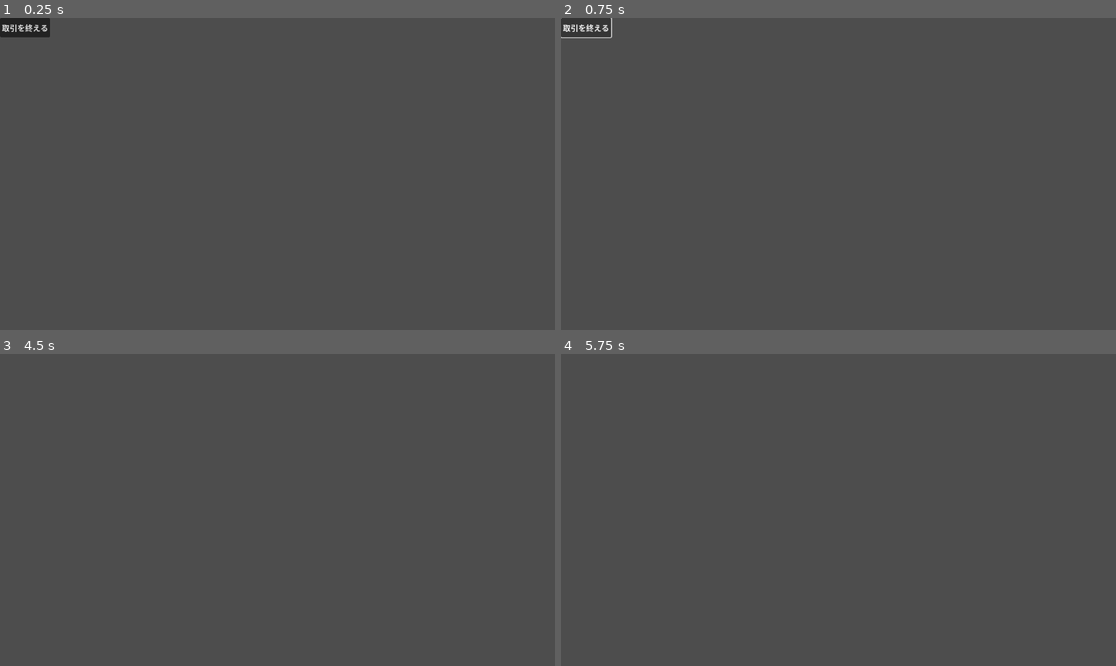
Above: before the commit, frames 1-4 (two rows, left to right).
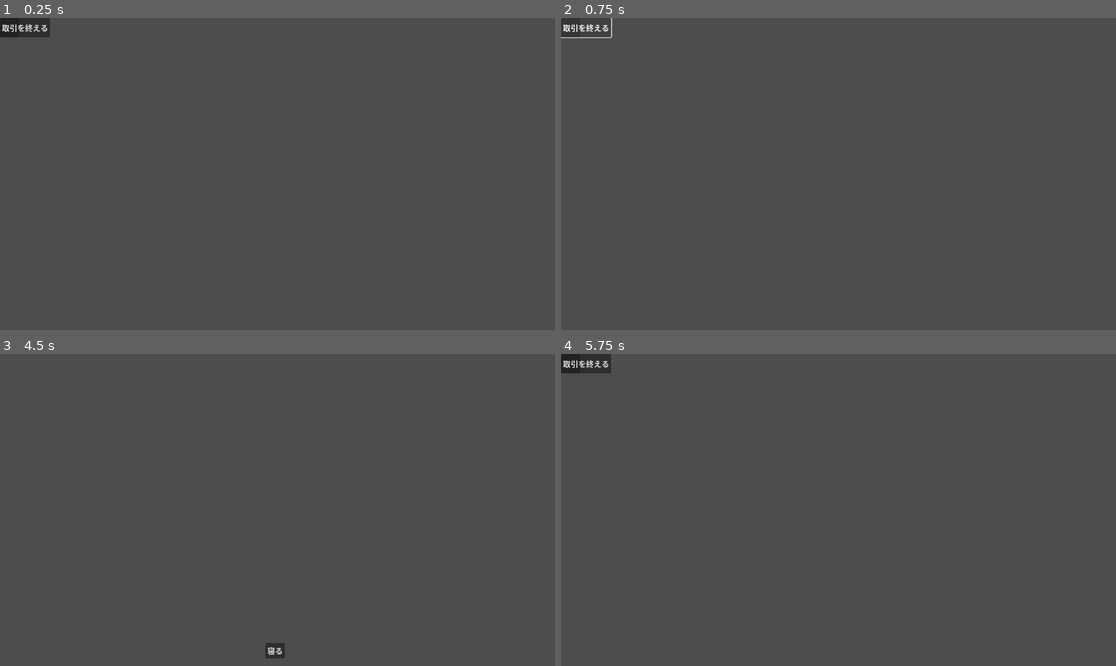
Above: after the commit, the same moments.

Repository: rederarts/TradeGame
Game: Godot game, scene res://scenes/MainScene.tscn
The game is run twice, just before and just after one commit, with the same random seed, the same clock (stepped at 60 frames per second) and the same inputs.
Inputs (mouse positions are in pixels of both pictures, inside the frame that each line leads up to):
- Up to frame 1 (0.25 s): no input
- Up to frame 2 (0.75 s): click "取引を終える" at 0.5 s
- Up to frame 3 (4.5 s): click "取引を終える" at 1.25 s; click "取引を終える" at 2 s; tap Enter at 2.75, 4.25 s; tap Space at 3.5 s
- Up to frame 4 (5.75 s): click (838, 650) at 5 s, where only the run after the commit has a clickable "寝る"

The runs differ from the first frame. In frame 3, 0.2% of the frame differs, in the area x 47-52%, y 92-98%; in frame 4, 0.5%, in the area x 0-10%, y 0-7%.
Error before the commit: Attempt to call function 'show' in base 'null instance' on a null instance. (res://scripts/scene_specific/UIManager.gd:117)
Error after the commit: Invalid assignment of property or key 'texture' with value of type 'Nil' on a base object of type 'null instance'. (res://scripts/scene_specific/NPC.gd:20)

Commit message:
v001.007 Geminiに検証してもらうための微細な更新

Diff:
--- a/scenes/MainScene.tscn
+++ b/scenes/MainScene.tscn
@@ -1,10 +1,12 @@
-[gd_scene load_steps=3 format=3 uid="uid://q4le64jp78ma"]
+[gd_scene load_steps=4 format=3 uid="uid://q4le64jp78ma"]
 
 [ext_resource type="Script" uid="uid://7flxkes0nc4b" path="res://scripts/scene_specific/MainScene.gd" id="1_echbf"]
+[ext_resource type="PackedScene" uid="uid://dc2b8acrox57y" path="res://scenes/NPC.tscn" id="2_c6dvc"]
 [ext_resource type="PackedScene" uid="uid://b0t4jwggxulvc" path="res://scenes/UI.tscn" id="2_ibiss"]
 
 [node name="MainScene" type="Node2D"]
 script = ExtResource("1_echbf")
+npc_scene = ExtResource("2_c6dvc")
 
 [node name="NPC_SpawnPoint" type="Marker2D" parent="."]
 
--- a/scenes/UI.tscn
+++ b/scenes/UI.tscn
@@ -29,8 +29,9 @@
 [node name="VBoxContainer" type="VBoxContainer" parent="TradePanel/ScrollContainerBuy"]
 layout_mode = 2
 
-[node name="EndTransactionButton" type="Button" parent="TradePanel"]
-layout_mode = 2
+[node name="EndTransactionButton" type="Button" parent="."]
+offset_right = 94.0
+offset_bottom = 40.0
 text = "取引を終える"
 
 [node name="SleepButton" type="Button" parent="."]
@@ -41,5 +42,5 @@
 offset_bottom = 631.0
 text = "寝る"
 
-[connection signal="pressed" from="TradePanel/EndTransactionButton" to="." method="_on_end_transaction_button_pressed"]
+[connection signal="pressed" from="EndTransactionButton" to="." method="_on_end_transaction_button_pressed"]
 [connection signal="pressed" from="SleepButton" to="." method="_on_sleep_button_pressed"]
--- a/scripts/scene_specific/MainScene.gd
+++ b/scripts/scene_specific/MainScene.gd
@@ -8,25 +8,22 @@
 var current_npc_instance: Node2D = null
 
 func _ready():
-	# GameManagerの状態変化シグナルに関数を接続
 	GameManager.state_changed.connect(_on_game_state_changed)
 	ui_manager.transaction_ended.connect(end_current_transaction)
 	ui_manager.sleep_requested.connect(GameManager.start_new_day)
-	# 最初の客を呼ぶ
 	_on_game_state_changed(GameManager.current_state)
-
-
 # ゲームの状態が変化したときに呼ばれる関数
 func _on_game_state_changed(new_state: GameManager.GameState):
 	match new_state:
 		GameManager.GameState.DAY_WAITING:
-			# ★UIの操作をUIManagerに依頼する形に変更
+			# UIManagerに朝のUI表示を依頼する
 			ui_manager.display_day_ui()
+			spawn_next_npc()
 
-			spawn_next_npc()
 		GameManager.GameState.NIGHT:
 			if is_instance_valid(current_npc_instance):
 				current_npc_instance.queue_free()
+			# UIManagerに夜のUI表示を依頼する
 			ui_manager.display_night_ui()
 # 次の客を生成して表示する関数
 func spawn_next_npc():
--- a/scripts/scene_specific/UIManager.gd
+++ b/scripts/scene_specific/UIManager.gd
@@ -1,14 +1,26 @@
 # scripts/scene_specific/UIManager.gd
 extends CanvasLayer
+
+signal sleep_requested
 signal transaction_ended
-signal sleep_requested
 
 @export var trade_item_row_template: PackedScene
 
 @onready var npc_sell_list_container = $TradePanel/ScrollContainerSell/VBoxContainer
 @onready var npc_buy_list_container = $TradePanel/ScrollContainerBuy/VBoxContainer
 @onready var sleep_button = $SleepButton
-
+@onready var trade_panel = $TradePanel
+@onready var end_transaction_button = $EndTransactionButton
+# ★朝になったら呼ばれる関数 (新規追加)
+func display_day_ui():
+	trade_panel.show()
+	end_transaction_button.show()
+	sleep_button.hide()
+# ★夜になったら呼ばれる関数 (新規追加)
+func display_night_ui():
+	trade_panel.hide()
+	end_transaction_button.hide()
+	sleep_button.show()
 # display_trade_ui関数を更新
 func display_trade_ui(npc_instance: Node2D):
 	clear_trade_lists()
@@ -58,13 +70,11 @@
 
 		npc_buy_list_container.add_child(new_row)
 
-
 func clear_trade_lists():
 	for child in npc_sell_list_container.get_children():
 		child.queue_free()
 	for child in npc_buy_list_container.get_children():
 		child.queue_free()
-
 # 「買う」ボタンが押されたときに実行される関数 (更新)
 func _on_buy_button_pressed(item_id: String, quantity: int, price: int, button: Button):
 	var total_cost = price * quantity
@@ -80,8 +90,6 @@
 		button.disabled = true
 	else:
 		print("お金が足りません！")
-
-
 # 「売る」ボタンが押されたときに実行される関数 (新規追加)
 func _on_sell_button_pressed(item_id: String, quantity: int, price: int, button: Button):
 	var total_gain = price * quantity
@@ -108,23 +116,3 @@
 # 「寝る」ボタンが押されたときに呼ばれる関数
 func _on_sleep_button_pressed():
 	sleep_requested.emit()
-
-# 朝になったら呼ばれる関数
-func display_day_ui():
-	print("朝になりました。")
-	# 取引UIと「見送る」ボタンを表示する
-	$TradePanel.show()
-	$EndTransactionButton.show()
-
-	# 「寝る」ボタンを非表示にする
-	sleep_button.hide()
-
-# 夜になったら呼ばれる関数
-func display_night_ui():
-	print("夜になりました。")
-	# 取引UIと「見送る」ボタンを非表示にする
-	$TradePanel.hide()
-	$EndTransactionButton.hide()
-
-	# 「寝る」ボタンを表示する
-	sleep_button.show()
